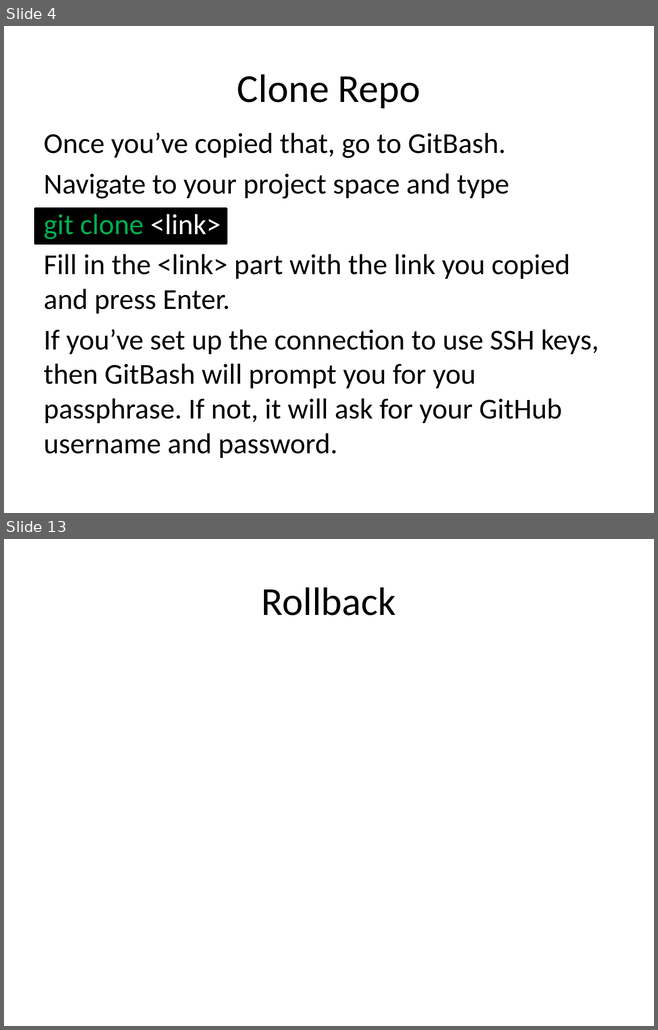
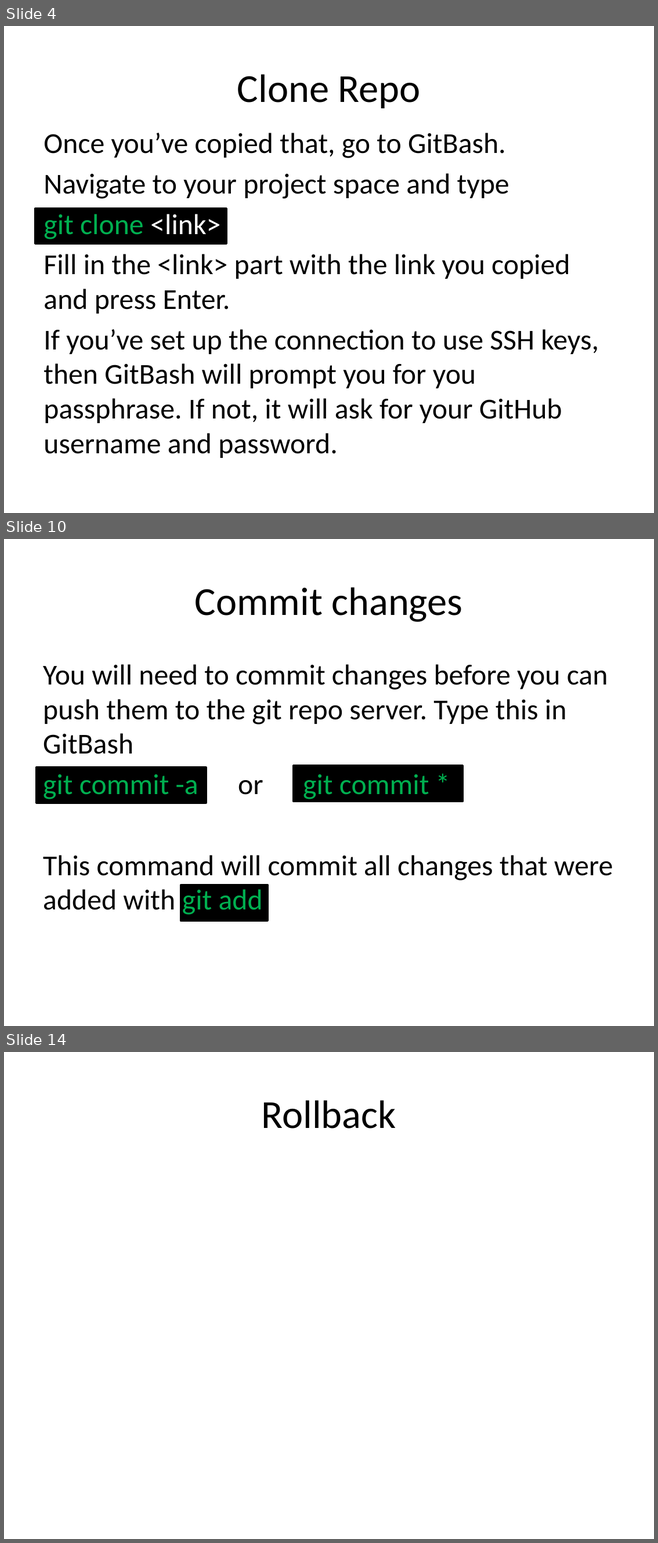
Before and after one commit to JaceTan/programming-notes, a slide deck: Github Commands.pptx. Shown one above the other, each under a label of ours: slides 4 and 13 before the commit, slides 4, 10 and 14 after it; the slides between them are not shown. The pictures are 658x1030 and 658x1543 pixels, drawn with LibreOffice and Linux fonts; fonts in the diff are those of the drawing. Boxes give left, top, right and bottom in pixels: in the first picture for what was removed or moved away, otherwise in the second. Text is boxed around its words. In the diff, an @@ line names an element or a change of style, - is before the commit and + after.

```diff
--- a/Github Commands.pptx
+++ b/Github Commands.pptx
@@ slide 10 added at box(4, 539, 654, 1026), background #FFFFFF @@
@@ title added at box(195, 587, 462, 622), 44 pt, text #000000 @@
+Commit changes
@@ text added at box(43, 664, 612, 917), 32 pt, text #000000 @@
+You will need to commit changes before you can push them to the git repo server. Type this in GitBash
+git commit -a or git commit *
+This command will commit all changes that were added with git add.
@@ rectangle added at box(36, 767, 206, 803), fill #000000, outline #000000 2 pt @@
@@ rectangle added at box(293, 765, 463, 801), fill #000000, outline #000000 2 pt @@
@@ rectangle added at box(181, 885, 268, 920), fill #000000, outline #000000 2 pt @@
@@ what was slide 13 is now slide 14 @@
```
Also in this commit, not shown: 5 slides changed, 4 other slides added, 4 slides removed.
